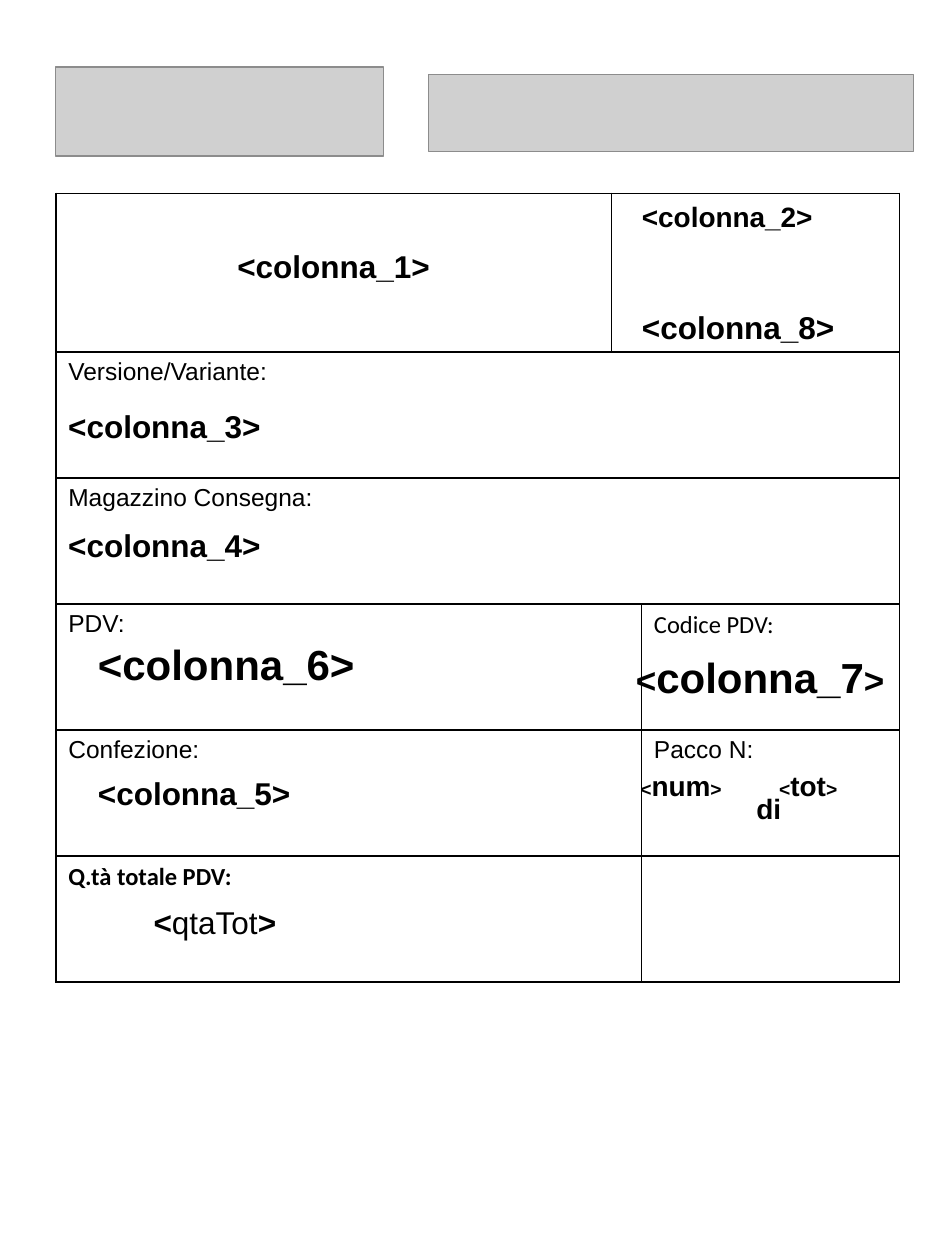
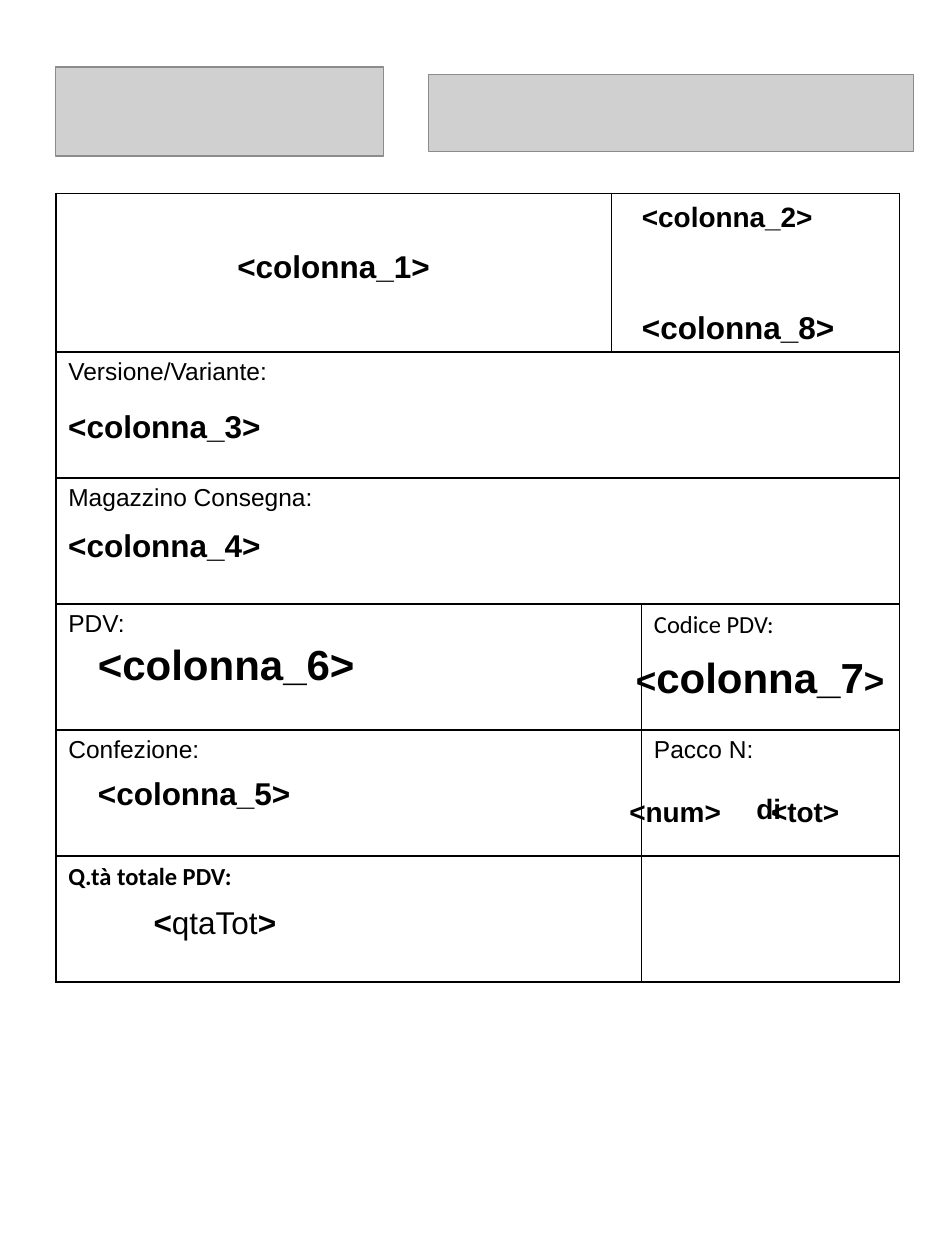
Before and after one commit to ITzFlappy/GeneratoreEtichette, a slide deck: slide 1 of Templates/NTemplateBasko PDV.pptx. Drawn at 945x1260 pixels with LibreOffice and Linux fonts; fonts in the diff are those of the drawing; grey boxes stand for pictures. Boxes give left, top, right and bottom in pixels: in the first picture for what was removed or moved away, otherwise in the second. Text is boxed around its words. In the diff, an @@ line names an element or a change of style, - is before the commit and + after.

Commit message:
migliorata ricerca template e sistemata visibilità alcuni valori da pptx

```diff
--- a/Templates/NTemplateBasko PDV.pptx
+++ b/Templates/NTemplateBasko PDV.pptx
@@ text "<num>": place and size @@
-text "<num>" at (652, 781, 711, 797)
+text "<num>" at (629, 801, 720, 828)
@@ text "<num>" at (629, 801, 720, 828): size 11 to 16 pt in "<num>" @@
@@ text "<tot>": place and size @@
-text "<tot>" at (790, 777, 826, 797)
+text "<tot>" at (771, 801, 839, 823)
@@ text "<tot>" at (771, 801, 839, 823): size 11 to 16 pt in "<tot>" @@
```
Also in this commit, not shown: 1 other file.
